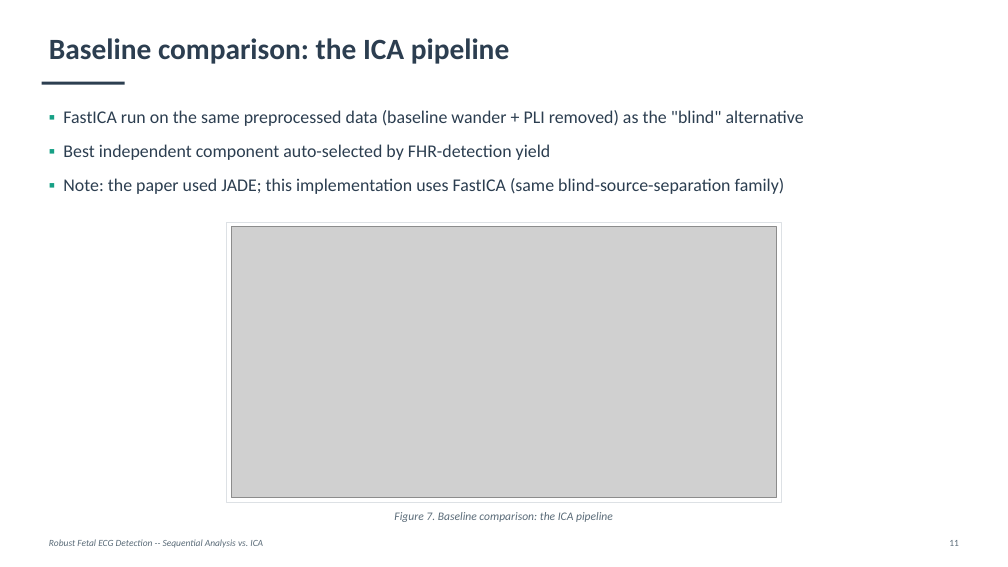
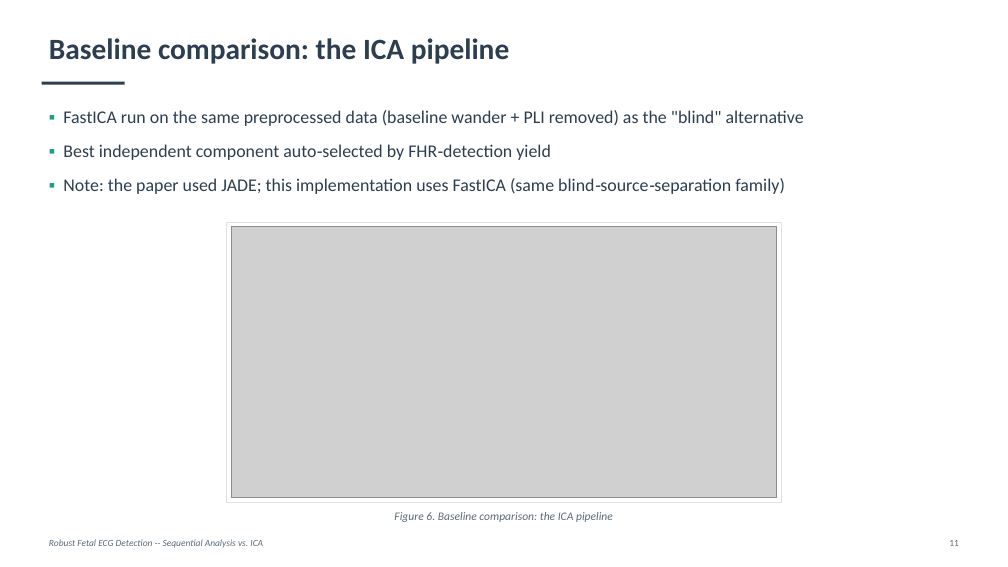
Before and after one commit to fedeceru/BSP_project, a slide deck: slide 11 of presentation/BSP_presentation.pptx. Drawn at 1008x567 pixels with LibreOffice and Linux fonts; fonts in the diff are those of the drawing; grey boxes stand for pictures. Boxes give left, top, right and bottom in pixels: in the first picture for what was removed or moved away, otherwise in the second. Text is boxed around its words. In the diff, an @@ line names an element or a change of style, - is before the commit and + after.

```diff
--- a/presentation/BSP_presentation.pptx
+++ b/presentation/BSP_presentation.pptx
@@ text at bbox=[63, 144, 785, 194]: text changed @@
-▪ Best independent component auto-selected by FHR-detection yield
-▪ Note: the paper used JADE; this implementation uses FastICA (same blind-source-separation family)
+▪ Best independent component auto‑selected by FHR‑detection yield
+▪ Note: the paper used JADE; this implementation uses FastICA (same blind‑source‑separation family)
@@ text at bbox=[394, 512, 613, 522]: text changed @@
-Figure 7. Baseline comparison: the ICA pipeline
+Figure 6. Baseline comparison: the ICA pipeline
```
Also in this commit, not shown: 19 other slides changed, 2 other files.
